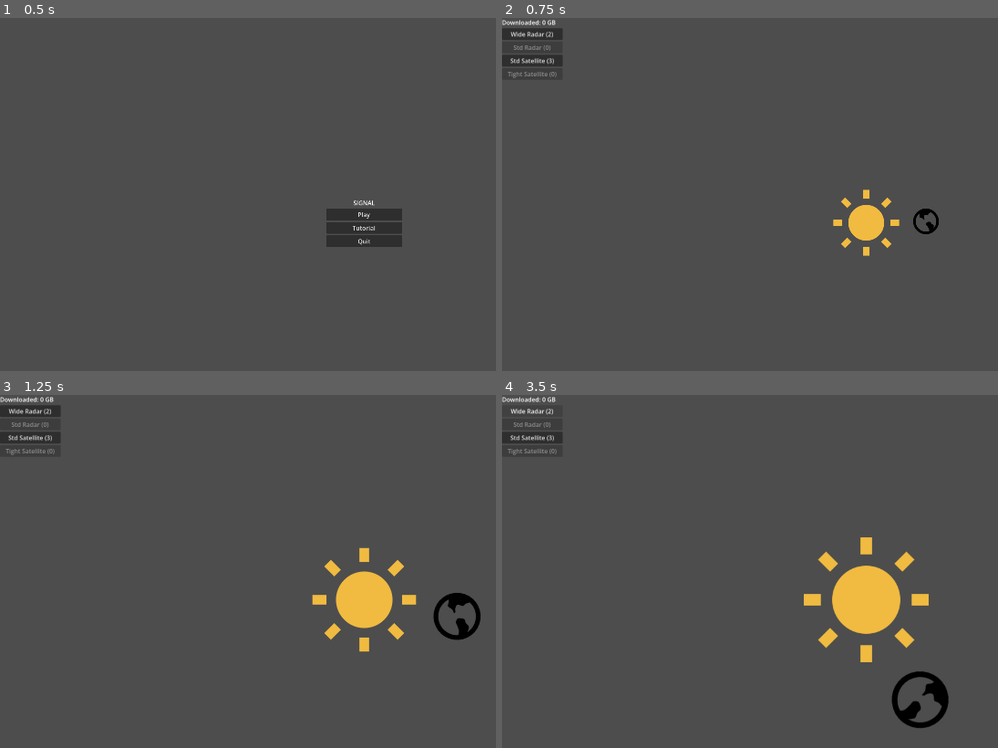
Above: before the commit, frames 1-4 (two rows, left to right).
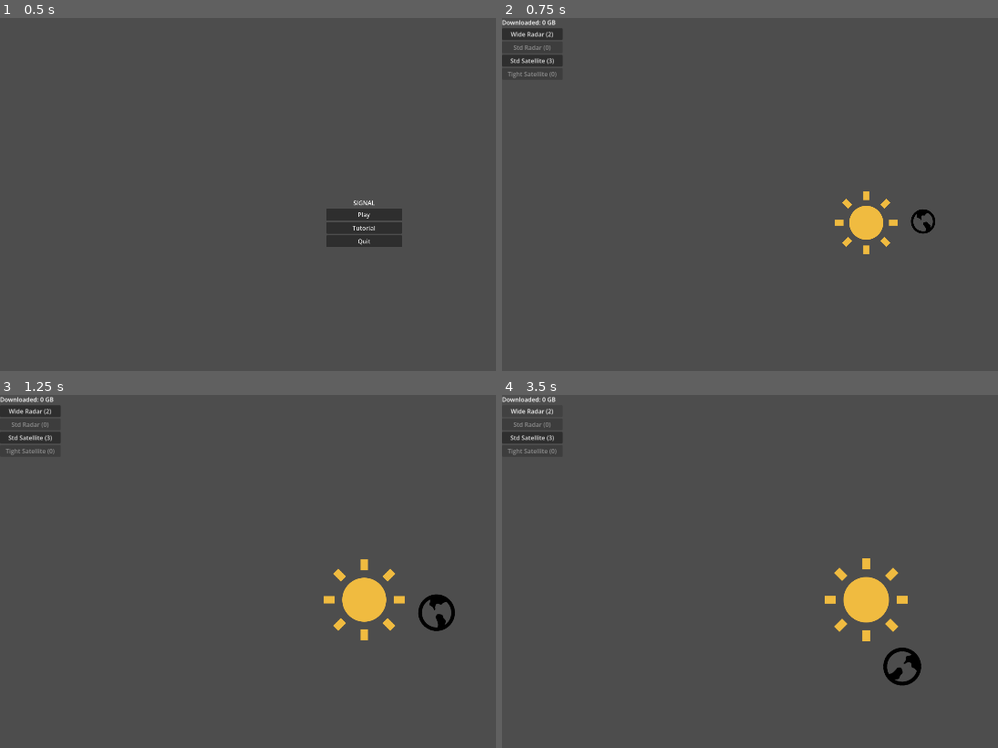
Above: after the commit, the same moments.

Repository: Steven-MP/ld59
Game: Godot game, scene res://scenes/main_menu.tscn
Two runs of this game, one before a commit and one after it. Both use one fixed random seed, a clock stepped at 60 frames per second and the inputs below.
Inputs:
- Up to frame 1 (0.5 s): no input
- Up to frame 2 (0.75 s): click "Play" at 0.5 s
- Up to frame 3 (1.25 s): no input
- Up to frame 4 (3.5 s): click "Wide Radar (2)" at 1.25 s; click "Std Satellite (3)" at 2 s; click "Wide Radar (2)" at 2.75 s

Frame 1 is identical in both runs. In frame 2, 0.3% of the frame differs, in the area x 66-89%, y 48-68%; in frame 3, 2.2%; in frame 4, 3.5%, in the area x 60-91%, y 40-95%.

Commit message:
Updated viewport zoom

Diff:
--- a/scripts/Game.gd
+++ b/scripts/Game.gd
@@ -4,11 +4,22 @@
 @onready var connection_manager = $ConnectionManager
 @onready var camera = $Camera2D
 
-var target_zoom := Vector2.ONE
 var year_length := 60.0
 var year_timer := 0.0
-var unlock_time := 10.0  # 10 seconds before year end
+var unlock_time := 10.0
 var unlock_triggered := false
+
+# base_zoom = the highest zoom value that still fits all planets on screen.
+# Lower zoom = more zoomed out = sees more world.
+var base_zoom := 1.0
+var user_zoom := 1.0
+var manually_zoomed := false
+var camera_target_pos := Vector2.ZERO
+
+const MAX_ORBIT_OFFSET := 120.0  # must match ObjectManager validate_satellite
+const ZOOM_STEP := 1.3
+const ZOOM_LERP_SPEED := 4.0
+const PAN_LERP_SPEED := 4.0
 
 func _process(delta):
 	year_timer += delta
@@ -16,32 +27,83 @@
 	if year_timer >= unlock_time and not unlock_triggered:
 		unlock_triggered = true
 		solar_system.unlock_next_planet()
-		update_camera_zoom()
 
 	if year_timer >= year_length:
 		year_timer = 0
 		unlock_triggered = false
 		pause_for_upgrade()
 
-	update_camera_zoom()
-	camera.zoom = camera.zoom.lerp(target_zoom, delta * 2.0)
+	_update_base_zoom()
+
+	# When a new planet spawns, base_zoom decreases — force zoom out regardless
+	# of manual state so the new planet is always visible on spawn.
+	if user_zoom > base_zoom:
+		user_zoom = base_zoom
+		manually_zoomed = false
+		camera_target_pos = Vector2.ZERO
+	elif not manually_zoomed:
+		user_zoom = base_zoom
+
+	camera.zoom = camera.zoom.lerp(Vector2(user_zoom, user_zoom), delta * ZOOM_LERP_SPEED)
+	camera.position = camera.position.lerp(camera_target_pos, delta * PAN_LERP_SPEED)
+
+func _input(event):
+	if event is InputEventMouseButton and event.pressed:
+		match event.button_index:
+			MOUSE_BUTTON_WHEEL_UP:
+				_zoom_in()
+			MOUSE_BUTTON_WHEEL_DOWN:
+				_zoom_out()
+
+func _zoom_in():
+	var nearest = _get_nearest_planet(camera.get_global_mouse_position())
+	var max_close_zoom := 3.0
+
+	if nearest:
+		var vp = get_viewport().get_visible_rect().size
+		var extent = nearest.radius + MAX_ORBIT_OFFSET + 20.0
+		max_close_zoom = min(vp.x, vp.y) / (2.0 * extent)
+		camera_target_pos = nearest.global_position
+
+	var new_zoom = min(user_zoom * ZOOM_STEP, max_close_zoom)
+	if new_zoom > user_zoom:
+		manually_zoomed = true
+		user_zoom = new_zoom
+
+func _zoom_out():
+	manually_zoomed = false
+	user_zoom = base_zoom
+	camera_target_pos = Vector2.ZERO
+
+func _update_base_zoom():
+	var planets = get_tree().get_nodes_in_group("planets")
+	var vp = get_viewport().get_visible_rect().size
+	var padding := 0.85
+	var min_z := base_zoom  # start from current — never increase automatically
+
+	for planet in planets:
+		var r = planet.orbit_radius
+		if r < 10.0:
+			continue  # skip anything at the centre (Sun etc.)
+		# Worst-case position is directly above/below or left/right of centre,
+		# so check both axes independently against the orbit radius.
+		min_z = min(min_z, vp.x * 0.5 / r * padding)
+		min_z = min(min_z, vp.y * 0.5 / r * padding)
+
+	base_zoom = clamp(min_z, 0.1, 1.5)
 
 func pause_for_upgrade():
 	GameState.upgrade_count += 1
 	GameState.upgrade_pending = true
 	get_tree().paused = true
 
-func update_camera_zoom():
+func _get_nearest_planet(pos: Vector2) -> Node2D:
 	var planets = get_tree().get_nodes_in_group("planets")
-
-	var max_distance := 100.0
-
+	var nearest: Node2D = null
+	var nearest_dist := INF
 	for planet in planets:
-		var dist = planet.global_position.length()
-		if dist > max_distance:
-			max_distance = dist
-
-	# 🔧 tweak divisor for feel
-	var zoom_value = clamp(600.0 / max_distance, 0.3, 1.5)
-
-	target_zoom = Vector2(zoom_value, zoom_value)
+		var d = pos.distance_to(planet.global_position)
+		if d < nearest_dist:
+			nearest_dist = d
+			nearest = planet
+	return nearest
